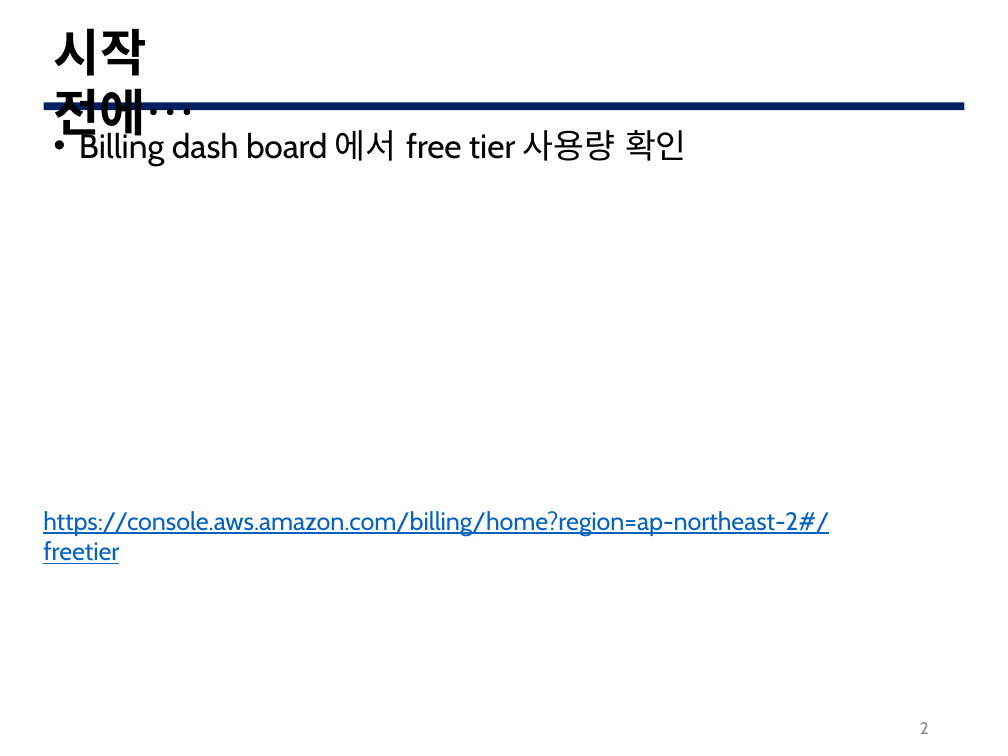
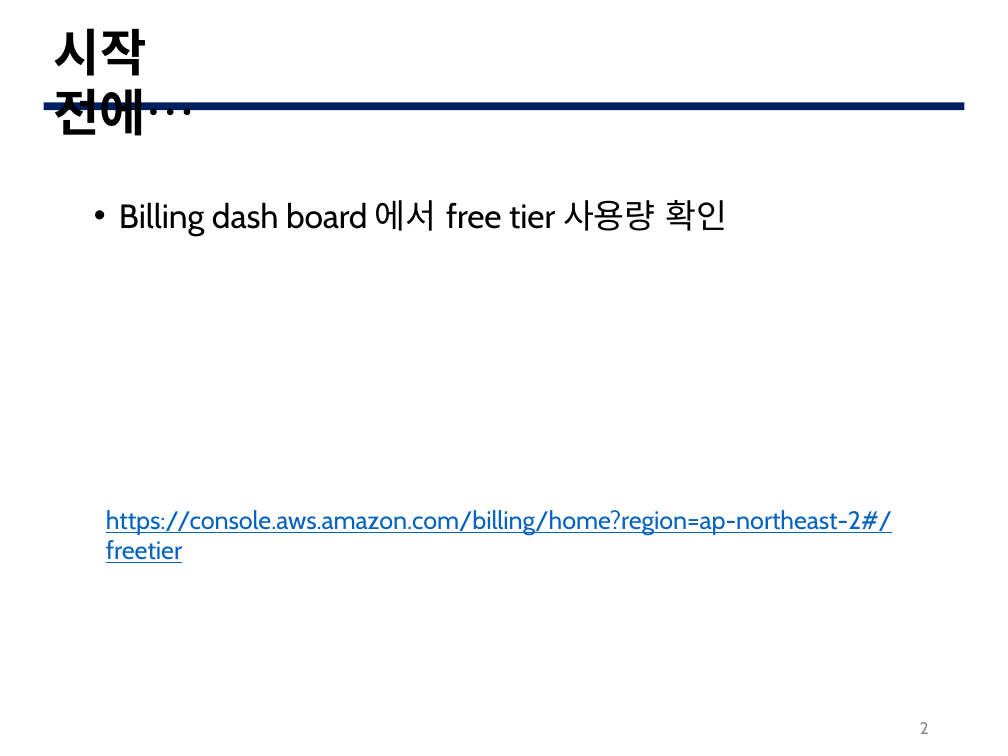
Before and after one commit to lee95292/AWS_Comprehend_onUse, a slide deck: slide 2 of slides/AWS_Comprehend.pptx. Drawn at 1008x756 pixels with LibreOffice and Linux fonts; fonts in the diff are those of the drawing; background and template pictures are left out. Boxes give left, top, right and bottom in pixels: in the first picture for what was removed or moved away, otherwise in the second. Text is boxed around its words. In the diff, an @@ line names an element or a change of style, - is before the commit and + after.

```diff
--- a/slides/AWS_Comprehend.pptx
+++ b/slides/AWS_Comprehend.pptx
@@ title "시작 전에…" at (54,28,196,136): font Lato to Calibri in "시작 전에…"; font Karla to Calibri in "전에…" @@
@@ text "Billing dash board 에서 free ...": place and size @@
-text "Billing dash board 에서 free ..." at (79,130,687,166)
+text "Billing dash board 에서 free ..." at (119,200,727,236)
@@ text "Billing dash board 에서 free ..." at (119,200,727,236): font Roboto to Calibri in "에서 사용량 확인" @@
@@ text "https://console.aws.amazon.com/billing/home?region=ap-northe ...": place and size @@
-text "https://console.aws.amazon.com/billing/home?region=ap-northe ..." at (43,511,829,564)
+text "https://console.aws.amazon.com/billing/home?region=ap-northe ..." at (106,510,892,563)
```
Also in this commit, not shown: 31 other slides changed, 1 slide added.
